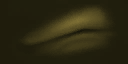
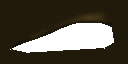
The second 128px x 64px image is a revision of the first. Changes to its layers:
hid "FitPokeLizardonEyeLid.03" (1st of 9, in "Rayquaza" › "Lids") over [8,0,128,64]
showed "FitPokeLizardonEyeLid.01" (1st of 8, in "Rayquaza" › "Lids") over [8,0,128,64]
